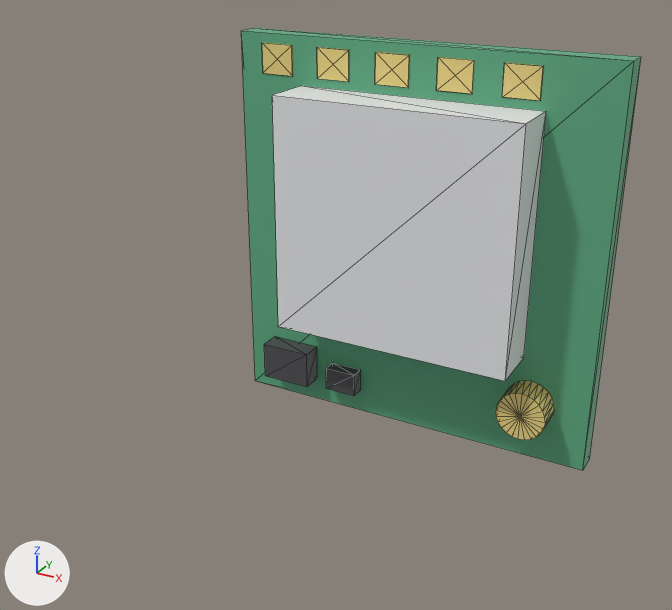
The glTF model models/coloured/gps_module.glb as it was, and as the next commit left it.
The view is the same before and after, from a 50 mm camera at (97.7, -35.3, 59.8) aimed at (83.4, -9.3, 46.8). The lights are fixed; the arrows at lower left show +X, +Y and +Z. The first picture is the older version. Mesh edges are drawn as thin lines.

In view in the first picture: 'c0', 'c1', 'c2', 'c3'.
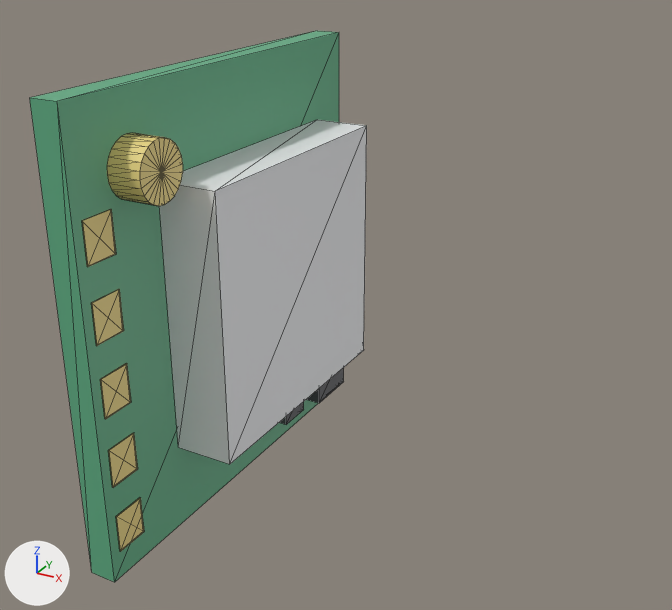
The change, as JSON lines over the scene's bpy script:
```json
{"block": "me_c0", "where": "# used by ob_c0; location = (0.0, 0.0, 0.0)"}
{"op": "remove", "block": "me_c0", "code": "me_c0.from_pydata(...)  # 8 vertices, 12 faces; spans x 75.6..91.2, y -3.0..-2.0, z 38.8..54.8"}
{"op": "add", "block": "me_c0", "code": "me_c0.from_pydata(...)  # 8 vertices, 12 faces; spans x 78.3..79.3, y -17.1..-1.5, z 38.8..54.8"}
{"block": "me_c0", "change": "me_c0 part 1: the whole mesh is scaled about its middle by (0.0641, 15.6, 1), then moved by (-4.6, -6.8, 0.0)"}
{"block": "me_c1", "where": "# used by ob_c1; location = (0.0, 0.0, 0.0)"}
{"op": "remove", "block": "me_c1", "code": "me_c1.from_pydata(...)  # 8 vertices, 12 faces; spans x 78.41..88.41, y -5.2..-3.0, z 43.15..52.85"}
{"op": "add", "block": "me_c1", "code": "me_c1.from_pydata(...)  # 8 vertices, 12 faces; spans x 79.3..81.5, y -13.3..-3.3, z 41.95..51.65"}
{"block": "me_c1", "change": "me_c1 part 2: the whole mesh is scaled about its middle by (0.22, 4.55, 1), then moved by (-3.01, -4.2, -1.2)"}
{"block": "me_c2", "where": "# used by ob_c2; location = (0.0, 0.0, 0.0)"}
{"op": "remove", "block": "me_c2", "code": "me_c2.from_pydata(...)  # 90 vertices, 156 faces; spans x 76.61..89.81, y -4.2..-3.0, z 40.2..54.4"}
{"op": "add", "block": "me_c2", "code": "me_c2.from_pydata(...)  # 90 vertices, 156 faces; spans x 79.3..80.5, y -16.7..-13.5, z 39.8..53.4"}
{"block": "me_c2", "change": "me_c2 part 3: the loose piece of 50 vertices spanning x 87.81..89.81, y -4.2..-3.0, z 40.2..42.2 is turned 90 degrees about the z axis through its middle, then moved by (-8.91, -10.9, 11.2)"}
{"block": "me_c2", "change": "me_c2 part 4: the loose piece of 8 vertices spanning x 76.61..78.01, y -3.04..-3.0, z 53.2..54.4 is scaled about its middle by (0.0286, 30, 1.17), then moved by (2.01, -13.08, -13.3)"}
{"block": "me_c2", "change": "me_c2 part 5: the loose piece of 8 vertices spanning x 79.15..80.56, y -3.04..-3.0, z 53.2..54.4 is scaled about its middle by (0.0286, 30, 1.17), then moved by (-0.53, -13.08, -10.76)"}
{"block": "me_c2", "change": "me_c2 part 6: the loose piece of 8 vertices spanning x 81.69..83.1, y -3.04..-3.0, z 53.2..54.4 is scaled about its middle by (0.0286, 30, 1.17), then moved by (-3.07, -13.08, -8.22)"}
{"block": "me_c2", "change": "me_c2 part 7: the loose piece of 8 vertices spanning x 84.24..85.63, y -3.04..-3.0, z 53.2..54.4 is scaled about its middle by (0.0286, 30, 1.17), then moved by (-5.61, -13.08, -5.68)"}
{"block": "me_c2", "change": "me_c2 part 8: the loose piece of 8 vertices spanning x 86.78..88.17, y -3.04..-3.0, z 53.2..54.4 is scaled about its middle by (0.0286, 30, 1.17), then moved by (-8.15, -13.08, -3.14)"}
{"block": "me_c3", "where": "# used by ob_c3; location = (0.0, 0.0, 0.0)"}
{"op": "remove", "block": "me_c3", "code": "me_c3.from_pydata(...)  # 16 vertices, 24 faces; spans x 76.81..81.21, y -3.9..-3.0, z 39.8..41.4"}
{"op": "add", "block": "me_c3", "code": "me_c3.from_pydata(...)  # 16 vertices, 24 faces; spans x 79.3..80.2, y -7.1..-2.7, z 39.8..41.4"}
{"block": "me_c3", "change": "me_c3 part 9: the loose piece of 8 vertices spanning x 76.81..79.01, y -3.9..-3.0, z 39.8..41.4 is scaled about its middle by (0.409, 2.44, 1), then moved by (1.84, -0.35, 0.0)"}
{"block": "me_c3", "change": "me_c3 part 10: the loose piece of 8 vertices spanning x 79.81..81.21, y -3.6..-3.0, z 39.8..40.8 is scaled about its middle by (0.429, 2.33, 1), then moved by (-0.91, -3.1, 0.0)"}
```

What differs and where, as boxes (x1, y1, x2, y2) in the pictures (672 x 610 px; the box of a moved part takes in the faces that stretch with it):
```json
{"object": "c0", "change": "moved, rescaled", "before": [241, 28, 641, 470], "after": [30, 31, 339, 582], "on screen": "23% narrower, 25% taller"}
{"object": "c1", "change": "moved, rescaled", "before": [272, 86, 546, 381], "after": [159, 119, 367, 464], "on screen": "24% narrower, 17% taller"}
{"object": "c2", "change": "reshaped", "before": [262, 43, 554, 440], "after": [82, 133, 183, 551], "on screen": "65% narrower"}
{"object": "c3", "change": "reshaped", "before": [264, 337, 361, 396], "after": [279, 368, 344, 425]}
{"part": 3, "of": "me_c2", "change": "moved or reshaped", "before": [496, 381, 554, 440], "after": [107, 133, 183, 206]}
{"part": 4, "of": "me_c2", "change": "moved or reshaped", "before": [262, 43, 293, 76], "after": [116, 498, 144, 551]}
{"part": 5, "of": "me_c2", "change": "moved or reshaped", "before": [317, 47, 349, 82], "after": [108, 433, 138, 488]}
{"part": 6, "of": "me_c2", "change": "moved or reshaped", "before": [375, 52, 410, 88], "after": [100, 363, 131, 419]}
{"part": 7, "of": "me_c2", "change": "moved or reshaped", "before": [436, 57, 474, 94], "after": [91, 289, 124, 346]}
{"part": 8, "of": "me_c2", "change": "moved or reshaped", "before": [502, 63, 543, 101], "after": [82, 209, 116, 267]}
{"part": 9, "of": "me_c3", "change": "moved or reshaped", "before": [264, 337, 317, 387], "after": [306, 368, 344, 403]}
{"part": 10, "of": "me_c3", "change": "moved or reshaped", "before": [326, 363, 361, 396], "after": [279, 402, 304, 425], "on screen": "mostly hidden afterwards"}
```
